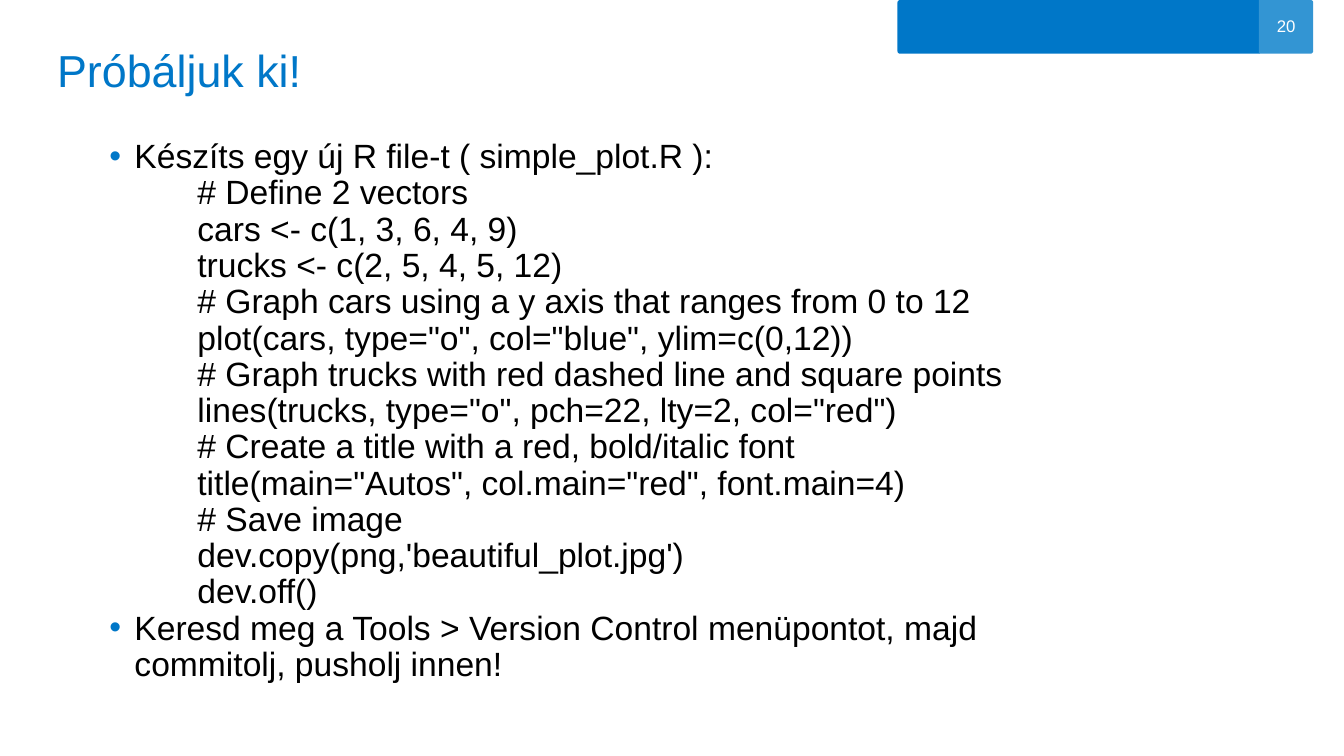
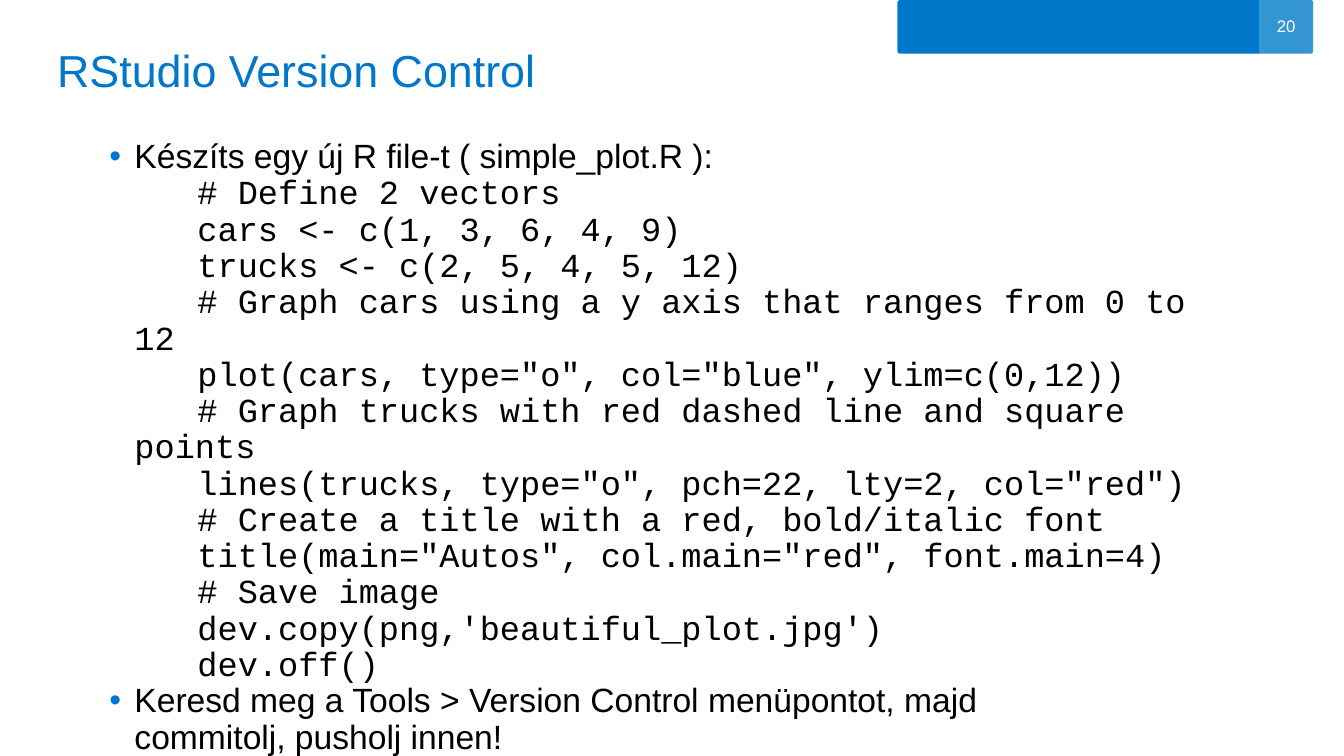
Before and after one commit to oerika1988/aegon-git-tutorial, a slide deck: slide 20 of GIT.pptx. Drawn at 1344x756 pixels with LibreOffice and Linux fonts; fonts in the diff are those of the drawing; background and template pictures are left out. Boxes give left, top, right and bottom in pixels: in the first picture for what was removed or moved away, otherwise in the second. Text is boxed around its words. In the diff, an @@ line names an element or a change of style, - is before the commit and + after.

```diff
--- a/GIT.pptx
+++ b/GIT.pptx
@@ title at (57, 54, 535, 88): text changed @@
-Próbáljuk ki!
+RStudio Version Control
@@ text at (134, 143, 1186, 683): font Arial to Courier New in "# Define 2 vectors cars <- c(1, ..." @@
```
Also in this commit, not shown: 15 other slides changed, 1 slide added, 1 slide removed.
